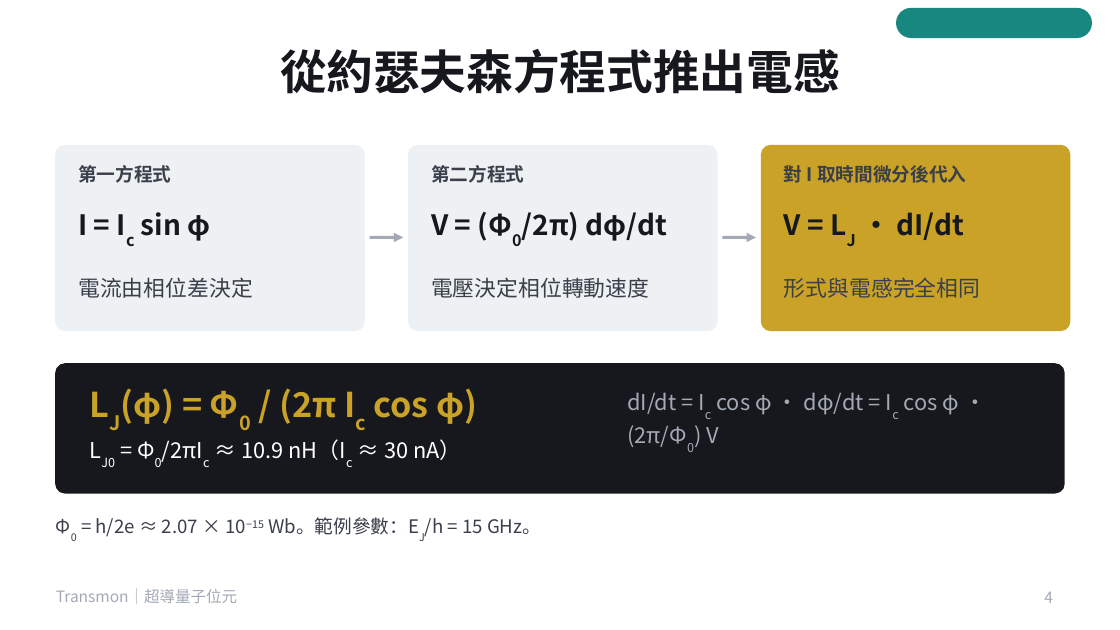
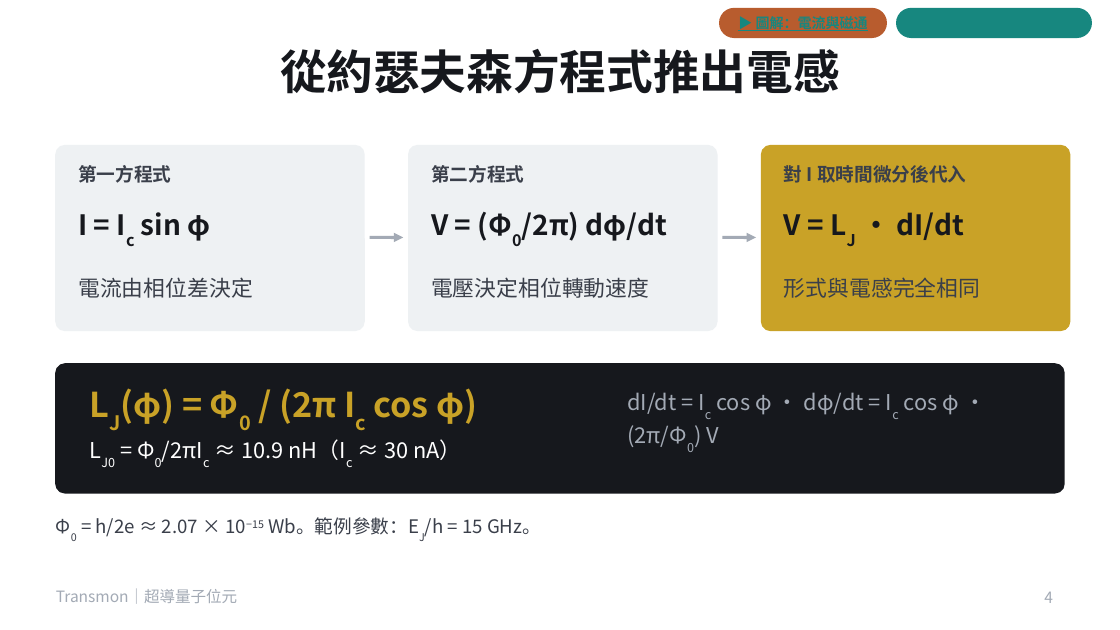
Before and after one commit to pcpcchen-coder/QuantumComputing, a slide deck: slide 4 of slides/transmon.pptx. Drawn at 1120x630 pixels with LibreOffice and Linux fonts; fonts in the diff are those of the drawing. Boxes give left, top, right and bottom in pixels: in the first picture for what was removed or moved away, otherwise in the second. Text is boxed around its words. In the diff, an @@ line names an element or a change of style, - is before the commit and + after.

```diff
--- a/slides/transmon.pptx
+++ b/slides/transmon.pptx
@@ rounded rectangle added at (719, 8, 887, 38), fill #B85C2E, 9 pt, text #17877F, bold, underline @@
+▶ 圖解：電流與磁通
```
Also in this commit, not shown: 8 other slides changed, 5 other files.
